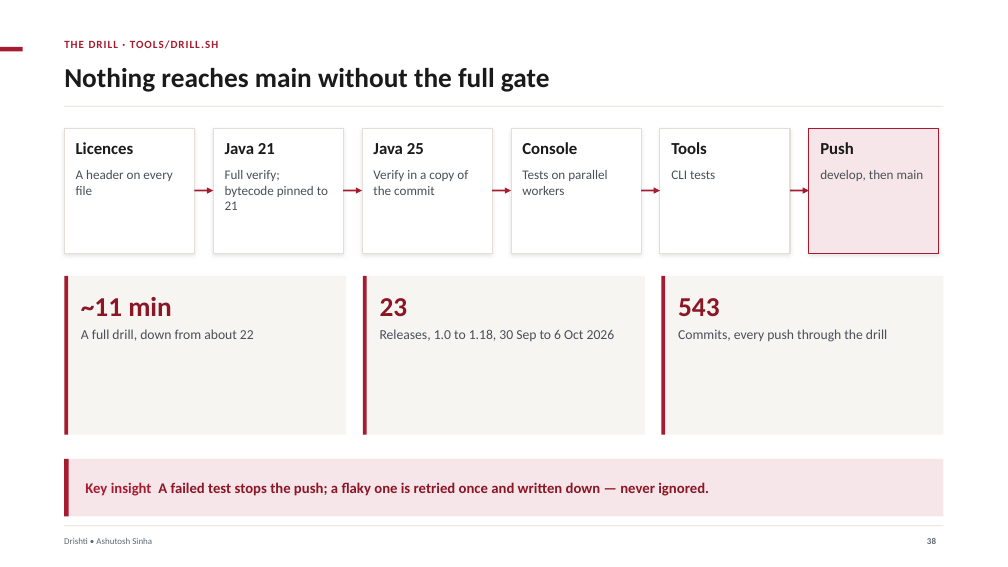
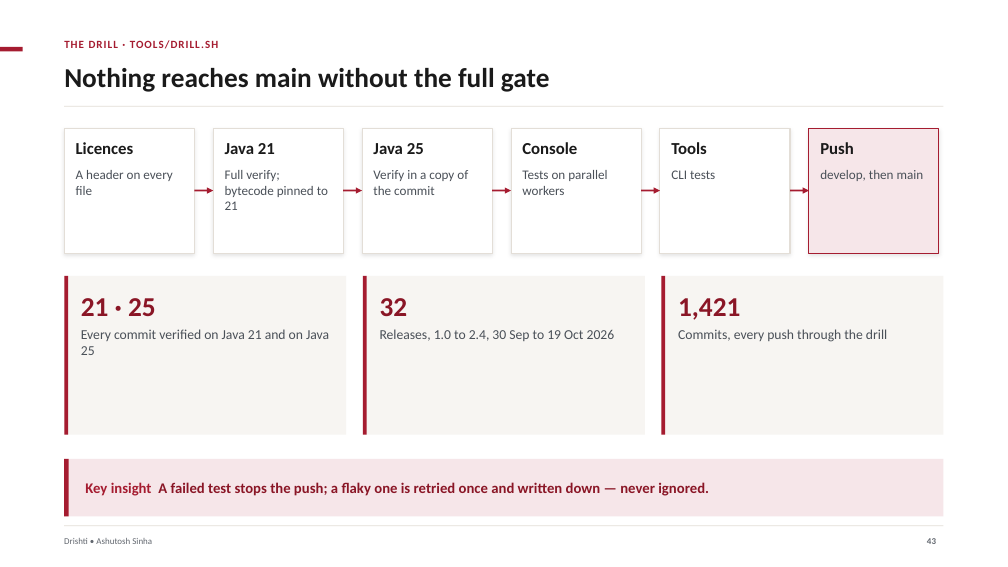
Before and after one commit to ajsinha/drishti, a slide deck: slide 43 of docs/publications/Drishti-Design-and-Evidence.pptx (slide 38 before the commit). Drawn at 1008x567 pixels with LibreOffice and Linux fonts; fonts in the diff are those of the drawing. Boxes give left, top, right and bottom in pixels: in the first picture for what was removed or moved away, otherwise in the second. Text is boxed around its words. In the diff, an @@ line names an element or a change of style, - is before the commit and + after.

```diff
--- a/docs/publications/Drishti-Design-and-Evidence.pptx
+++ b/docs/publications/Drishti-Design-and-Evidence.pptx
@@ text at (81, 298, 156, 316): text changed @@
-~11 min
+21 · 25
@@ text at (380, 298, 408, 316): text changed @@
-23
+32
@@ text at (678, 298, 740, 320): text changed @@
-543
+1,421
@@ text at (81, 329, 329, 355): text changed @@
-A full drill, down from about 22
+Every commit verified on Java 21 and on Java 25
@@ text at (380, 329, 615, 341): text changed @@
-Releases, 1.0 to 1.18, 30 Sep to 6 Oct 2026
+Releases, 1.0 to 2.4, 30 Sep to 19 Oct 2026
@@ page number at (927, 538, 936, 544): text changed @@
-38
+43
```
Also in this commit, not shown: 23 other slides changed, 5 slides added, 1 other file.
